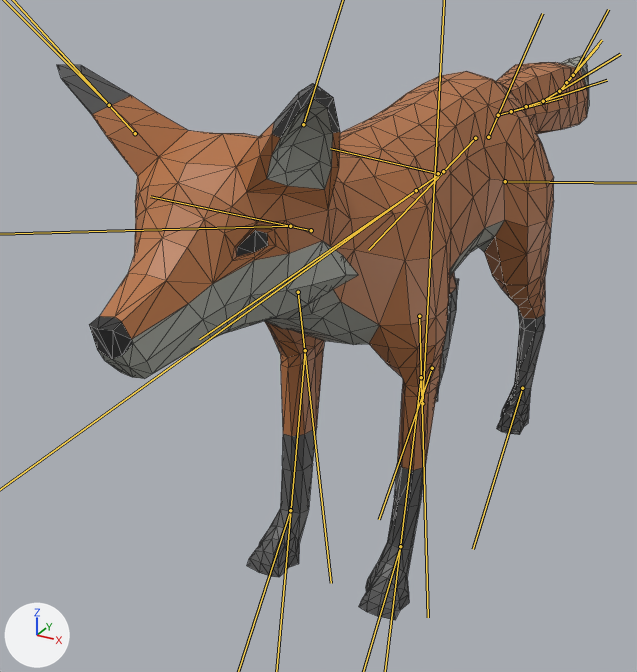
A saved change to the glTF model public/dunia-hewan/models/fox.glb.
Before and after are seen from a 50 mm lens placed at (0.293, -0.755, 0.507), pointed at (-0.097, -0.045, 0.152). The lights are fixed; the arrows at lower left show +X, +Y and +Z. The older version comes first. The bones that change are drawn over the model as lines. Mesh edges are drawn as thin lines.
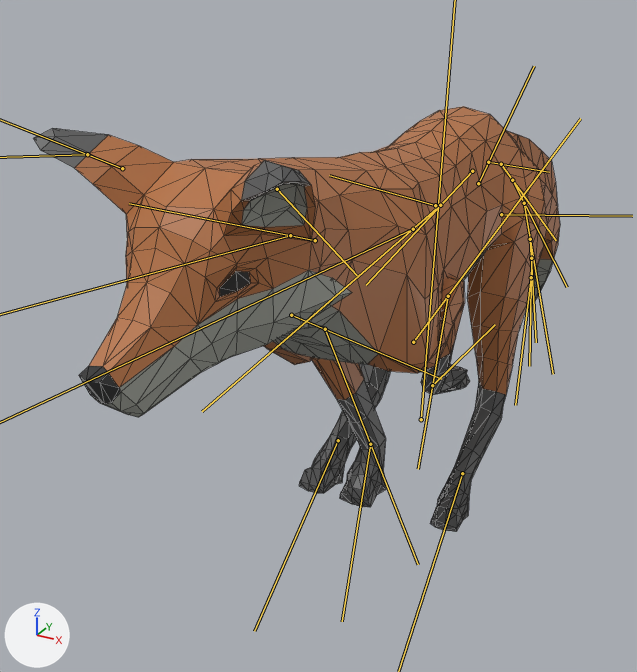
The newer file adds an action. The first version stands in its rest pose; the second is drawn at frame 7 of the action 'Gallop'.

Pixel boxes (x1, y1, x2, y2) of what changed, in the pictures (637 x 672 px):
'Cube', posed (28% shorter)
    before: (92, 62, 588, 470)
    after: (75, 107, 560, 400)
'Cube_4', posed (27% shorter)
    before: (57, 65, 545, 620)
    after: (34, 128, 506, 532)
'Cube_3', posed
    before: (98, 55, 589, 379)
    after: (93, 183, 553, 417)
'Cube_1', posed (11% shorter)
    before: (89, 316, 133, 359)
    after: (79, 366, 121, 404)
bone 'Back', root to tip
    before: (475, 138) to (368, 250)
    after: (472, 171) to (366, 285)
bone 'Torso', root to tip
    before: (443, 171) to (199, 339)
    after: (440, 205) to (202, 411)
bone 'Neck2', root to tip
    before: (311, 230) to (150, 196)
    after: (315, 240) to (129, 203)
bone 'FrontUpperLegL', root to tip
    before: (419, 316) to (428, 617)
    after: (413, 342) to (580, 118)
bone 'FrontUpperLegR', root to tip
    before: (298, 292) to (331, 583)
    after: (291, 315) to (441, 379)
bone 'BackShoulderR', root to tip
    before: (438, 173) to (330, 148)
    after: (435, 205) to (329, 175)
bone 'Tail1', root to tip
    before: (488, 137) to (542, 13)
    after: (478, 183) to (534, 66)
bone 'Tail2', root to tip
    before: (498, 115) to (562, 98)
    after: (488, 162) to (549, 172)
bone 'Tail3', root to tip
    before: (511, 111) to (584, 88)
    after: (501, 164) to (556, 240)
bone 'Tail4', root to tip
    before: (526, 106) to (607, 80)
    after: (512, 180) to (567, 287)
bone 'Tail5', root to tip
    before: (543, 101) to (620, 54)
    after: (524, 203) to (553, 374)
bone 'Tail6', root to tip
    before: (559, 91) to (598, 45)
    after: (530, 239) to (536, 342)
bone 'Tail7', root to tip
    before: (566, 82) to (602, 40)
    after: (531, 258) to (529, 366)
bone 'Tail8', root to tip
    before: (573, 75) to (608, 9)
    after: (531, 277) to (515, 405)
bone 'IKBackLegL', root to tip
    before: (522, 388) to (473, 549)
    after: (462, 473) to (398, 671)
bone 'IKBackLegR', root to tip
    before: (432, 368) to (379, 519)
    after: (338, 440) to (254, 631)

The change in detail:
Bone 'Body' (bone_body) moves from (0.0, 0.0, 0.0) to (0.0, -0.11, 0.01).
Bone 'Body' (bone_body) turns from (0, 0, 0) to (-4, 0, 0) degrees about its own x, y and z.
Bone 'Back' (bone_back) moves from (0.0, 0.0, 0.0) to (0.0, 0.11, 0.03).
Bone 'Back' (bone_back) turns from (0, 0, 0) to (3, 0, 0) degrees about its own x, y and z.
Bone 'Torso' (bone_torso) turns from (0, 0, 0) to (-3, 0, 0) degrees about its own x, y and z.
Bone 'Torso2' (bone_torso2) turns from (0, 0, 0) to (11, -1, 0) degrees about its own x, y and z.
Bone 'Neck2' (bone_neck2) turns from (0, 0, 0) to (-7, -3, -8) degrees about its own x, y and z.
Bone 'Neck3' (bone_neck3) turns from (0, 0, 0) to (-9, -2, 2) degrees about its own x, y and z.
Bone 'Ear4L' (bone_ear4l) turns from (0, 0, 0) to (-22, 1, -5) degrees about its own x, y and z.
Bone 'Ear3R' (bone_ear3r) turns from (0, 0, 0) to (-18, -2, 5) degrees about its own x, y and z.
Bone 'Ear4R' (bone_ear4r) turns from (0, 0, 0) to (-22, -1, 5) degrees about its own x, y and z.
Bone 'FrontUpperLegL' (bone_frontupperlegl) turns from (0, 0, 0) to (110, 1, 16) degrees about its own x, y and z.
Bone 'FrontLowerLegL' (bone_frontlowerlegl) turns from (0, 0, 0) to (60, 0, 0) degrees about its own x, y and z.
Bone 'FrontUpperLegR' (bone_frontupperlegr) turns from (0, 0, 0) to (56, -1, -10) degrees about its own x, y and z.
Bone 'FrontLowerLegR' (bone_frontlowerlegr) turns from (0, 0, 0) to (16, 0, 0) degrees about its own x, y and z.
Bone 'BackShoulderL' (bone_backshoulderl) turns from (0, 0, 0) to (0, -43, 1) degrees about its own x, y and z.
Bone 'BackShoulderR' (bone_backshoulderr) turns from (0, 0, 0) to (0, 55, -2) degrees about its own x, y and z.
Bone 'Tail1' (bone_tail1) moves from (0.0, 0.0, 0.0) to (0.0, -0.13, 0.01).
Bone 'Tail1' (bone_tail1) turns from (0, 0, 0) to (-3, 0, 0) degrees about its own x, y and z.
Bone 'Tail2' (bone_tail2) turns from (0, 0, 0) to (-6, 0, 0) degrees about its own x, y and z.
Bone 'Tail3' (bone_tail3) turns from (0, 0, 0) to (-17, 0, 0) degrees about its own x, y and z.
Bone 'Tail4' (bone_tail4) turns from (0, 0, 0) to (-5, 0, 0) degrees about its own x, y and z.
Bone 'Tail5' (bone_tail5) turns from (0, 0, 0) to (-22, 0, 0) degrees about its own x, y and z.
Bone 'Tail6' (bone_tail6) turns from (0, 0, 0) to (-21, 0, 0) degrees about its own x, y and z.
Bone 'Tail7' (bone_tail7) turns from (0, 0, 0) to (-11, 0, 0) degrees about its own x, y and z.
Bone 'Tail8' (bone_tail8) turns from (0, 0, 0) to (-31, 0, 0) degrees about its own x, y and z.
Bone 'IKBackLegL' (bone_ikbacklegl) moves from (0.0, 0.0, 0.0) to (0.0, 0.89, -0.8).
Bone 'IKFrontLegL' (bone_ikfrontlegl) moves from (0.0, 0.0, 0.0) to (-0.18, -0.92, 0.3).
Bone 'IKFrontLegL' (bone_ikfrontlegl) turns from (0, 0, 0) to (128, 0, 0) degrees about its own x, y and z.
Bone 'IKBackLegR' (bone_ikbacklegr) moves from (0.0, 0.0, 0.0) to (0.0, 0.98, -1.13).
Bone 'IKBackLegR' (bone_ikbacklegr) turns from (0, 0, 0) to (-7, 0, 0) degrees about its own x, y and z.
Bone 'IKFrontLegR' (bone_ikfrontlegr) moves from (0.0, 0.0, 0.0) to (0.16, -0.52, 0.43).
Bone 'IKFrontLegR' (bone_ikfrontlegr) turns from (0, 0, 0) to (22, 0, 0) degrees about its own x, y and z.
